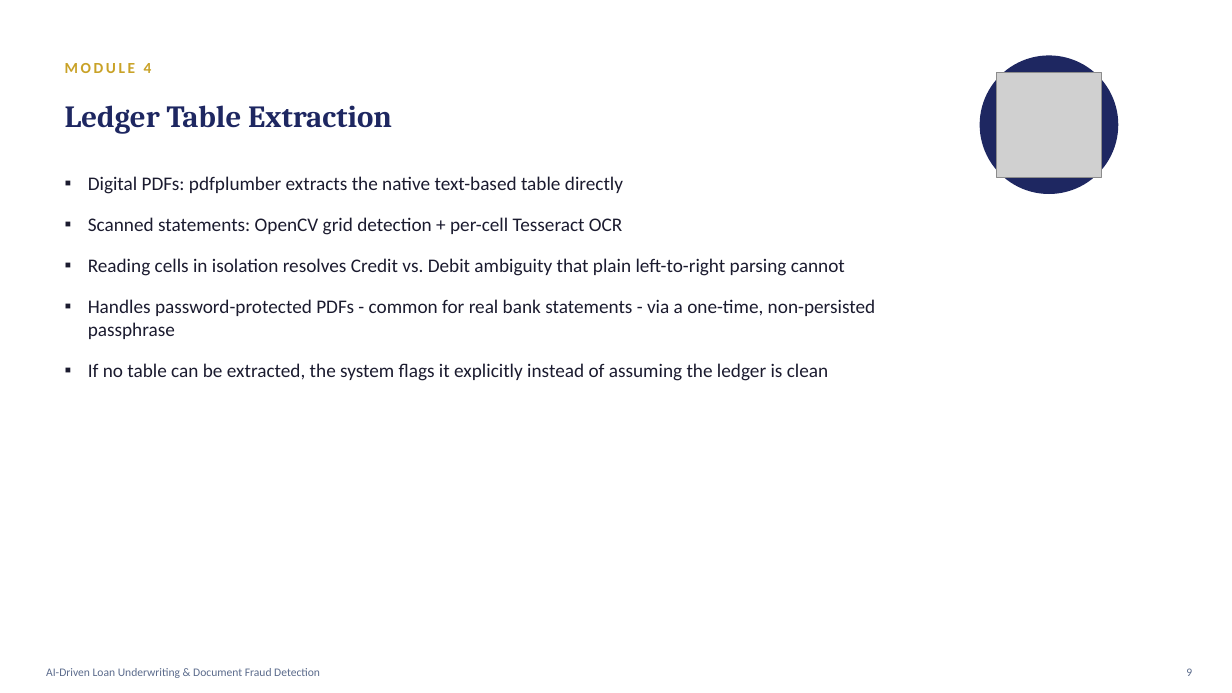
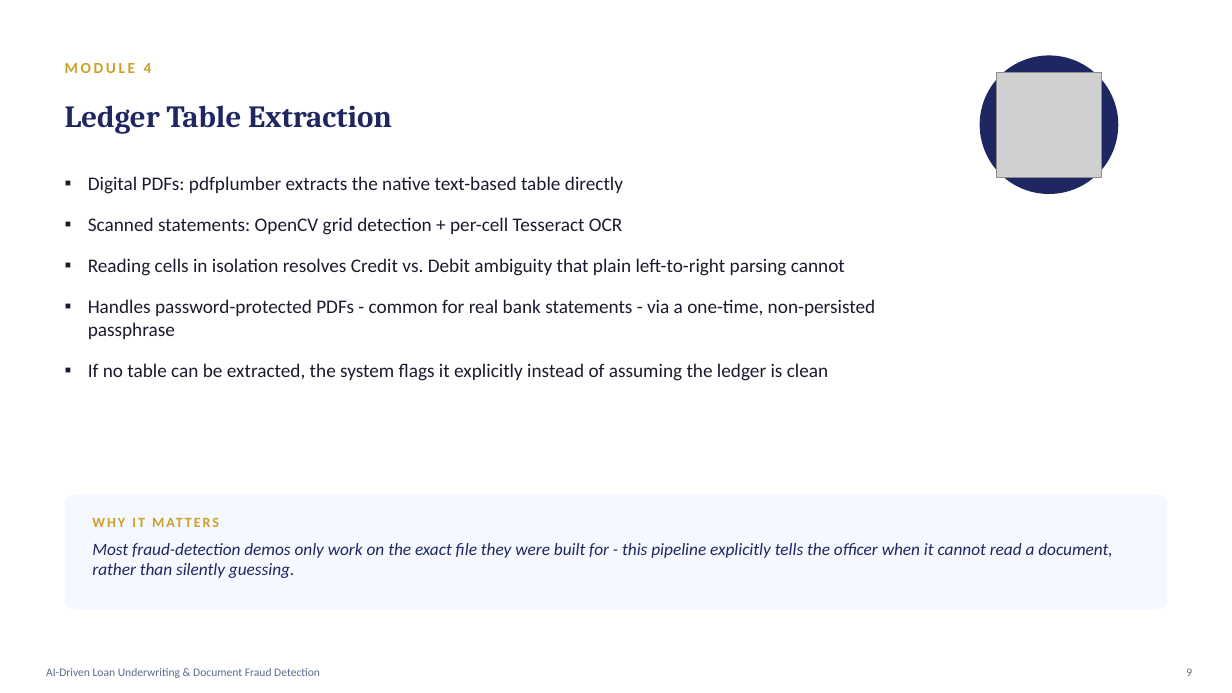
Before and after one commit to naresh-srinivasan/loan_tampering, a slide deck: slide 9 of AI-Driven-Loan-Underwriting-Presentation.pptx. Drawn at 1232x693 pixels with LibreOffice and Linux fonts; fonts in the diff are those of the drawing; grey boxes stand for pictures. Boxes give left, top, right and bottom in pixels: in the first picture for what was removed or moved away, otherwise in the second. Text is boxed around its words. In the diff, an @@ line names an element or a change of style, - is before the commit and + after.

```diff
--- a/AI-Driven-Loan-Underwriting-Presentation.pptx
+++ b/AI-Driven-Loan-Underwriting-Presentation.pptx
@@ rounded rectangle added at (65,494,1167,610), fill #F5F8FF @@
@@ text added at (92,508,1137,536), 11 pt, text #C9A227, bold @@
+WHY IT MATTERS
@@ text added at (92,543,1112,578), 13.5 pt, text #1E2761, italic @@
+Most fraud-detection demos only work on the exact file they were built for - this pipeline explicitly tells the officer when it cannot read a document, rather than silently guessing.
```
Also in this commit, not shown: 5 other slides changed.
